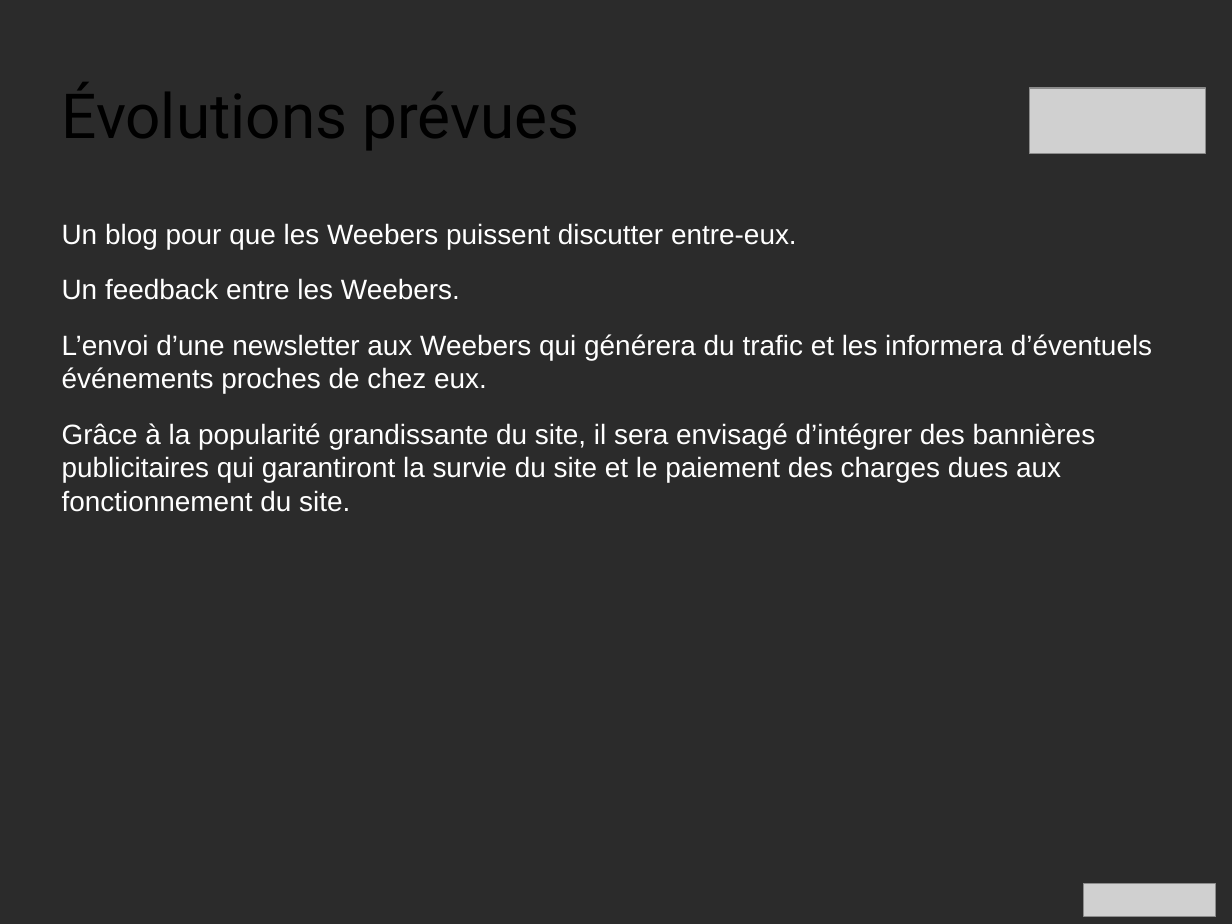
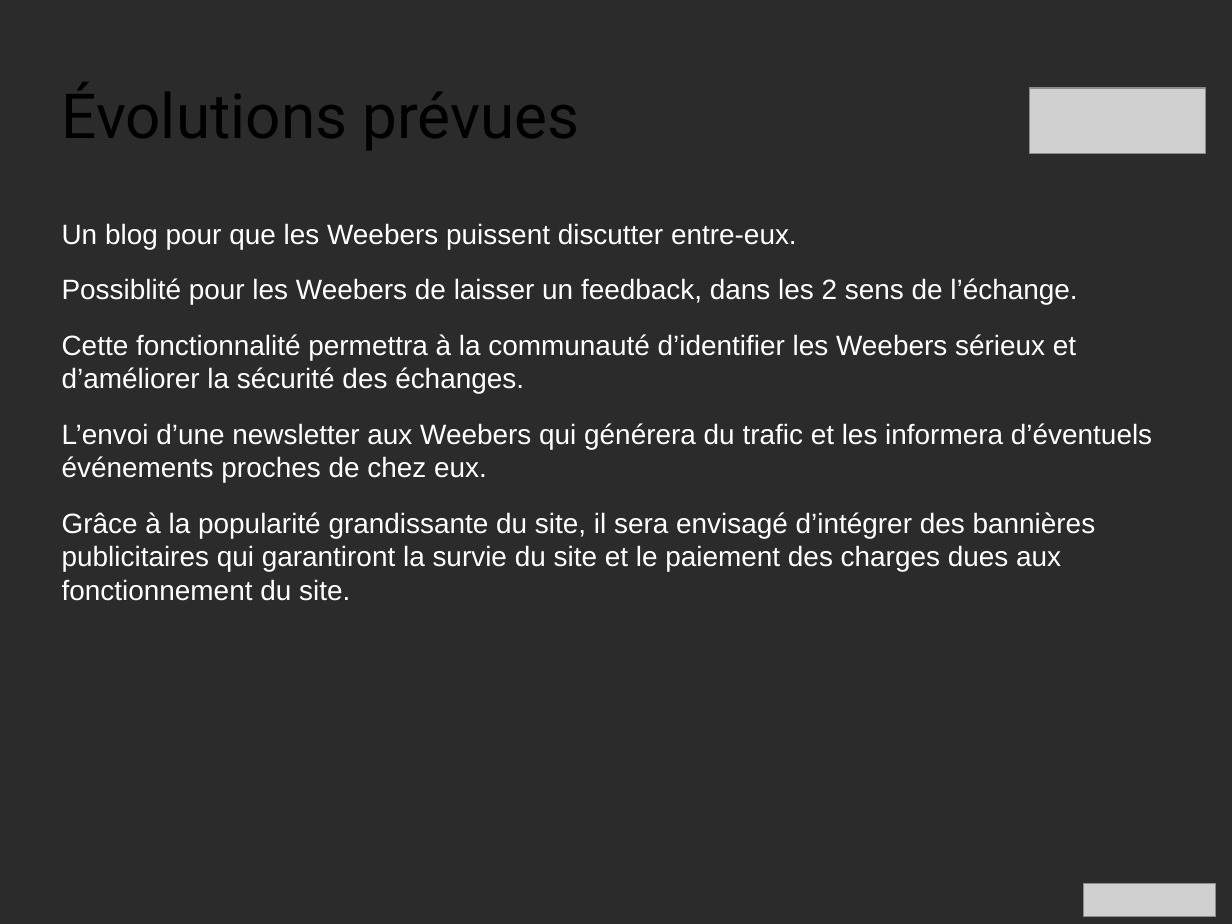
Before and after one commit to tomadav/projet-weebelule, a slide deck: slide 6 of Presentation/presentationProjet.odp. Drawn at 1232x924 pixels with LibreOffice and Linux fonts; fonts in the diff are those of the drawing; grey boxes stand for pictures; background and template pictures are left out; a plain dark background stands for a picture behind light text. Boxes give left, top, right and bottom in pixels: in the first picture for what was removed or moved away, otherwise in the second. Text is boxed around its words. In the diff, an @@ line names an element or a change of style, - is before the commit and + after.

```diff
--- a/Presentation/presentationProjet.odp
+++ b/Presentation/presentationProjet.odp
@@ text at (62,278,1077,393): text changed @@
-Un feedback entre les Weebers.
+Possiblité pour les Weebers de laisser un feedback, dans les 2 sens de l’échange.
+Cette fonctionnalité permettra à la communauté d’identifier les Weebers sérieux et d’améliorer la sécurité des échanges.
```
Also in this commit, not shown: 2 other slides changed, 1 slide added, 1 other file.
